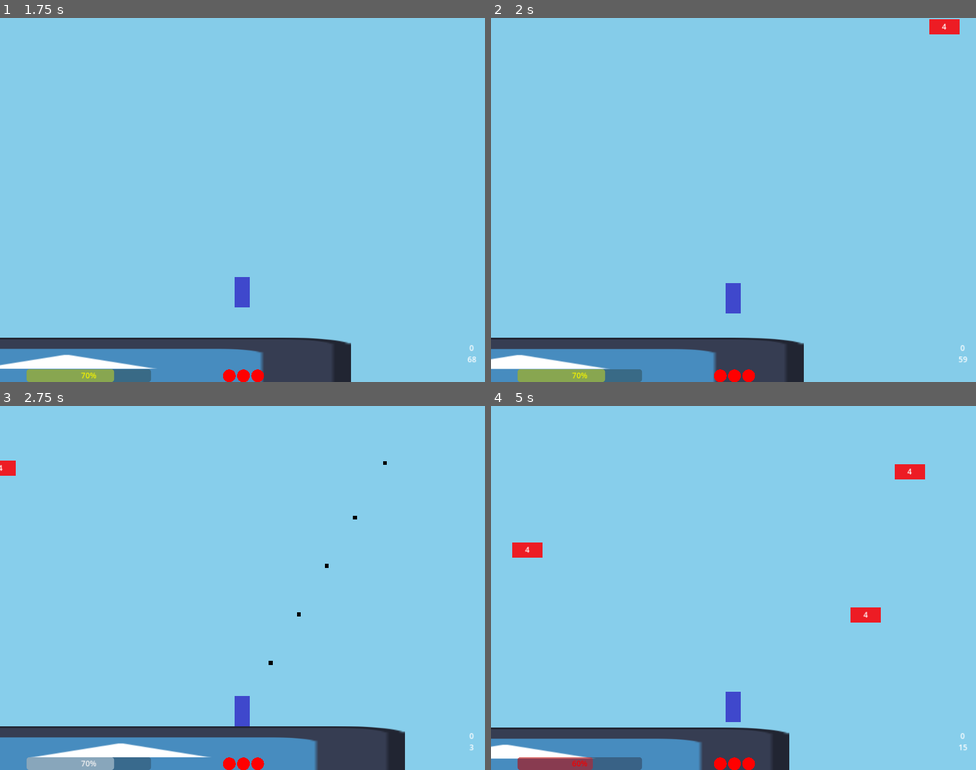
Above: before the commit, frames 1-4 (two rows, left to right).
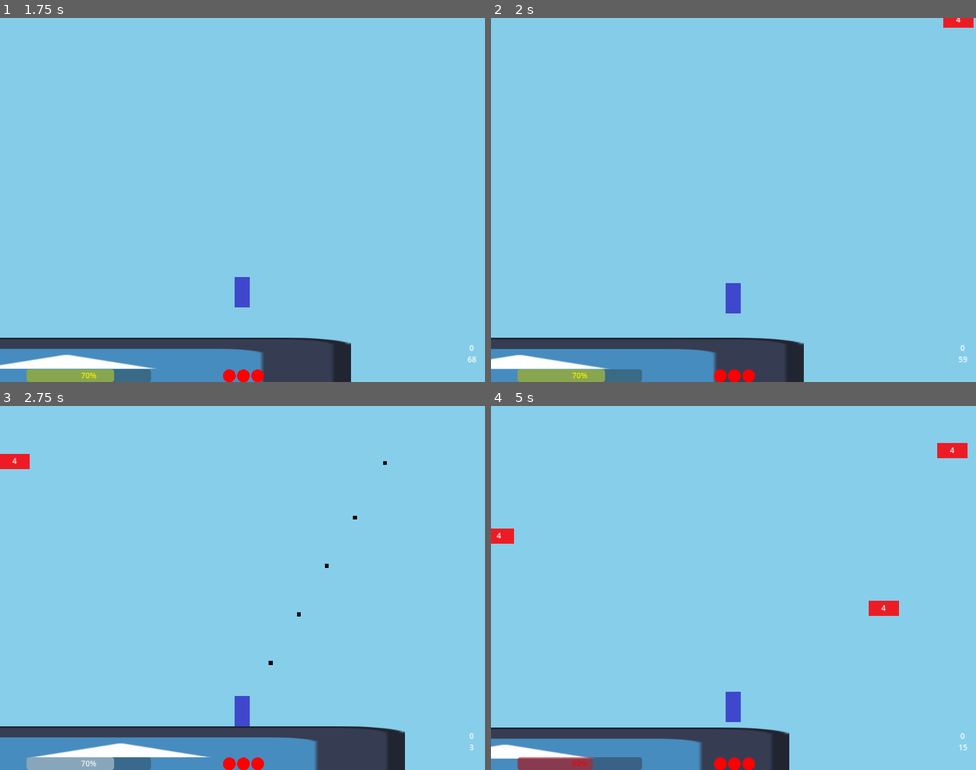
Above: after the commit, the same moments.

Repository: notMSB/bunk
Game: Godot game, scene res://scenes/game.tscn
Same seed, same stepped clock (60 frames per second), same inputs: the game is played once before the commit and once after it. The engine's default icon, where the game draws it, is replaced by a stand-in: a white triangle on a blue panel in a dark square.
Inputs (mouse positions are in pixels of both pictures, inside the frame that each line leads up to):
- Up to frame 1 (1.75 s): tap Enter at 0.5 s; move the mouse to (349, 181) at 0.52 s; hold Right (ui_right) from 0.53 s (still down); tap Shift (item) at 0.6 s; tap Space (jump) at 0.77, 1.52 s; move the mouse to (145, 218) at 1.27 s; tap Ctrl (misc) at 1.35 s
- Up to frame 2 (2 s): keep holding Right (ui_right)
- Up to frame 3 (2.75 s): move the mouse to (291, 507) at 2.02 s; release Right (ui_right) at 2.03 s; press the mouse at (291, 507) at 2.03 s; hold Left (ui_left) from 2.03 s (still down)
- Up to frame 4 (5 s): move the mouse to (709, 660) at 2.77 s; release Left (ui_left) at 2.78 s; release the mouse at (709, 660) at 2.78 s; hold Right (ui_right) 2.78-4.28 s; tap Mouse wheel down (swap_down) at 2.85 s; tap Space (jump) at 3.02, 3.77, 4.52 s; move the mouse to (879, 642) at 3.52 s; tap Shift (item) at 3.6 s; move the mouse to (588, 533) at 4.27 s; hold Left (ui_left) from 4.28 s (still down); tap Ctrl (misc) at 4.35 s

Frame 1 is identical in both runs. In frame 2, 0.3% of the frame differs, in the area x 90-100%, y 0-5%; in frame 3, 0.2%; in frame 4, 1.4%, in the area x 0-99%, y 10-60%.

Commit message:
pickup bugfix

Diff:
--- a/scripts/pickup.gd
+++ b/scripts/pickup.gd
@@ -5,32 +5,28 @@
 enum d {fuel, health, grenade}
 var dIndex : int
 
-var healthWeight := 0
-var fuelWeight := 0
-var grenadeWeight := 0
-
 func setup(p):
 	player = p
-	healthWeight += get_health_weight()
-	fuelWeight += get_fuel_weight()
-	grenadeWeight += get_grenade_weight()
+	p.healthWeight += get_health_weight()
+	p.fuelWeight += get_fuel_weight()
+	p.grenadeWeight += get_grenade_weight()
 
-	var rando = randi() % (healthWeight + fuelWeight + grenadeWeight)
-	rando -= healthWeight
+	var rando = randi() % (p.healthWeight + p.fuelWeight + p.grenadeWeight)
+	rando -= p.healthWeight
 	if rando < 0:
 		dIndex = d.health
 		$PickupSprite.texture = preload("res://assets/sprites/health.png")
-		healthWeight = 0
+		p.healthWeight = 0
 		return
-	rando -= fuelWeight
+	rando -= p.fuelWeight
 	if rando < 0:
 		dIndex = d.fuel
 		$PickupSprite.texture = preload("res://assets/sprites/fuel.png")
-		fuelWeight = 0
+		p.fuelWeight = 0
 		return
 	dIndex = d.grenade
 	$PickupSprite.texture = preload("res://assets/sprites/grenade.png")
-	grenadeWeight = 0
+	p.grenadeWeight = 0
 
 func get_health_weight():
 	if player.health == 1: return 100
--- a/scripts/player.gd
+++ b/scripts/player.gd
@@ -15,6 +15,10 @@
 #var jumpBoost = 0
 
 var health := 3
+
+var healthWeight := 0
+var fuelWeight := 0
+var grenadeWeight := 0
 
 const BASE_KNOCKBACK = 700 #for when the player takes damage
 
--- a/scripts/shrimp_ai.gd
+++ b/scripts/shrimp_ai.gd
@@ -12,7 +12,7 @@
 func _process(delta):
 	flip(enemy.global_position.x > player.global_position.x)
 	shotCooldown -= delta
-	if shotCooldown <= 0 and !enemy.killTimerSet and enemy.global_position.distance_to(player.global_position) < 600:
+	if shotCooldown <= 0 and !enemy.killTimerSet and enemy.global_position.distance_to(player.global_position) < 500:
 		var shot = Bullet.instantiate()
 		shot.get_node("Sprite2D").modulate = Color.RED
 		bulletHolder.add_child(shot)
--- a/scripts/spawner.gd
+++ b/scripts/spawner.gd
@@ -16,8 +16,8 @@
 
 const TOP_SPAWN := 500
 
-const EARLY_TIMER := 1.1
-const TIMER_START := 1.0
+const EARLY_TIMER := 1.2
+const TIMER_START := 1.1
 var timer := EARLY_TIMER
 
 var height : int
@@ -44,19 +44,19 @@
 
 func check_height_table():
 	if height < 1000:
-		enemyOdds = [2, 0, 0, 98]
+		enemyOdds = [250, 0, 0, 9800]
 		platformFrequency = 8
 	elif height < 2500:
-		enemyOdds = [4, 3, 8, 85]
+		enemyOdds = [350, 300, 800, 8500]
 		platformFrequency = 10
 	elif height < 4000:
-		enemyOdds = [6, 5, 10, 79]
+		enemyOdds = [450, 500, 1000, 7900]
 		platformFrequency = 12
 	elif height < 6500:
-		enemyOdds = [8, 7, 18, 67]
+		enemyOdds = [600, 700, 1800, 6700]
 		platformFrequency = 14
 	else:
-		enemyOdds = [10, 10, 25, 55]
+		enemyOdds = [700, 900, 3000, 5600]
 		platformFrequency = 16
 
 func set_spawns():
